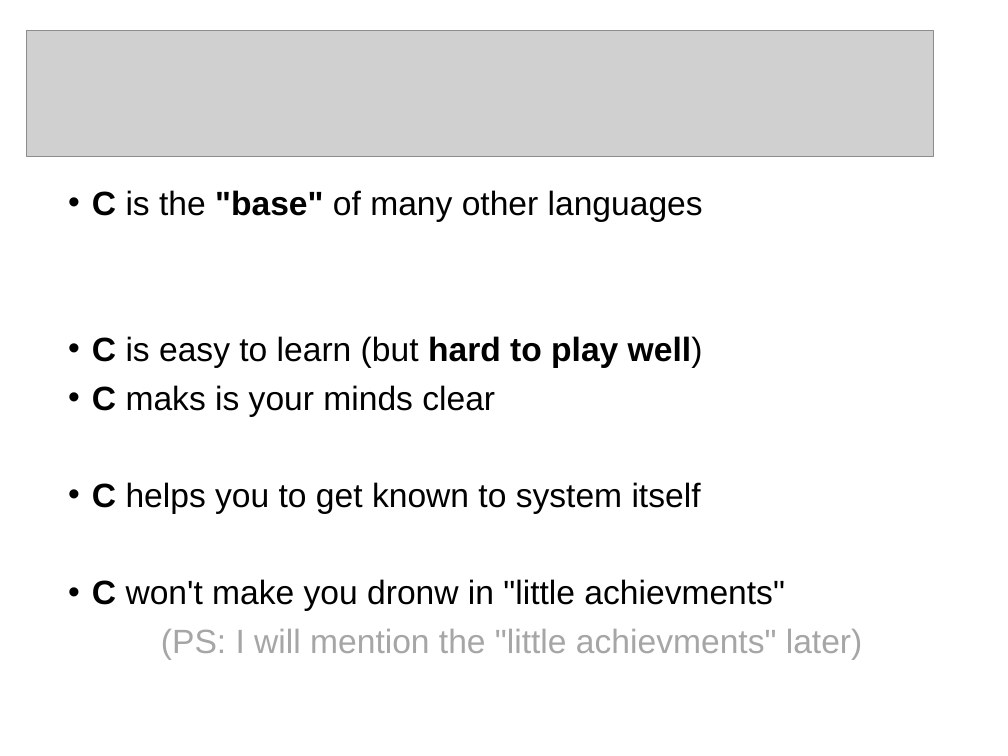
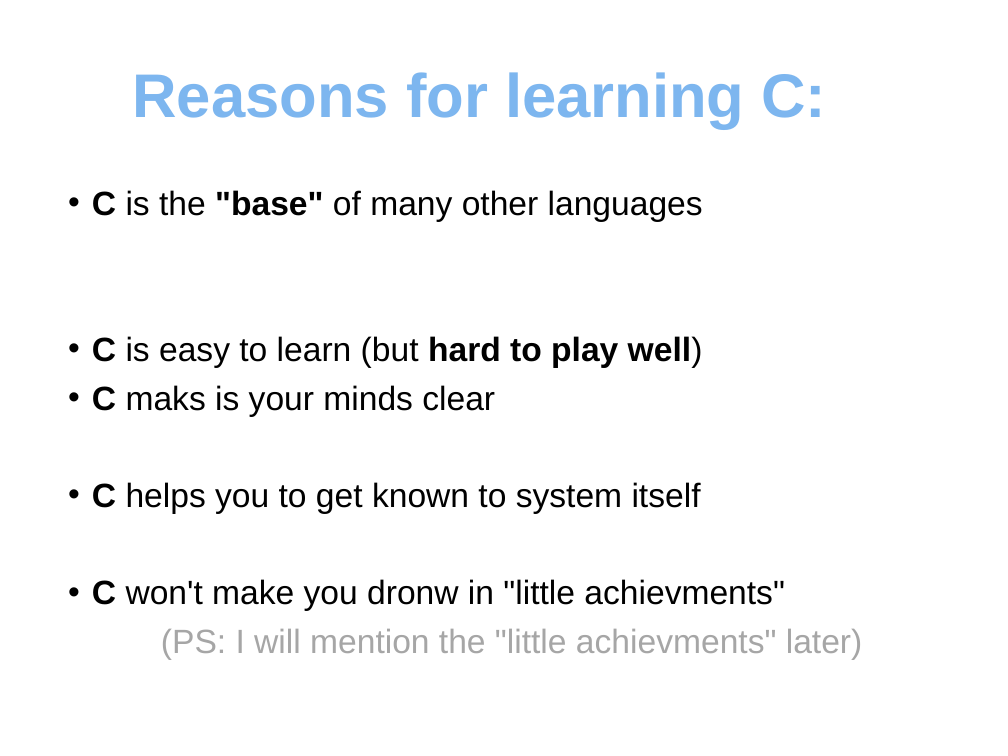
Before and after one commit to chuang02/C_Learning, a slide deck: slide 5 of C_Learning.ppt. Drawn at 1008x756 pixels with LibreOffice and Linux fonts; fonts in the diff are those of the drawing; grey boxes stand for pictures; background and template pictures are left out. Boxes give left, top, right and bottom in pixels: in the first picture for what was removed or moved away, otherwise in the second. Text is boxed around its words. In the diff, an @@ line names an element or a change of style, - is before the commit and + after.

```diff
--- a/C_Learning.ppt
+++ b/C_Learning.ppt
@@ picture removed at (x1=26, y1=30, x2=933, y2=156) @@
@@ title added at (x1=132, y1=72, x2=827, y2=129), 44 pt, text #7DB6EF, bold @@
+Reasons for learning C:
```
Also in this commit, not shown: 1 other slide changed.
